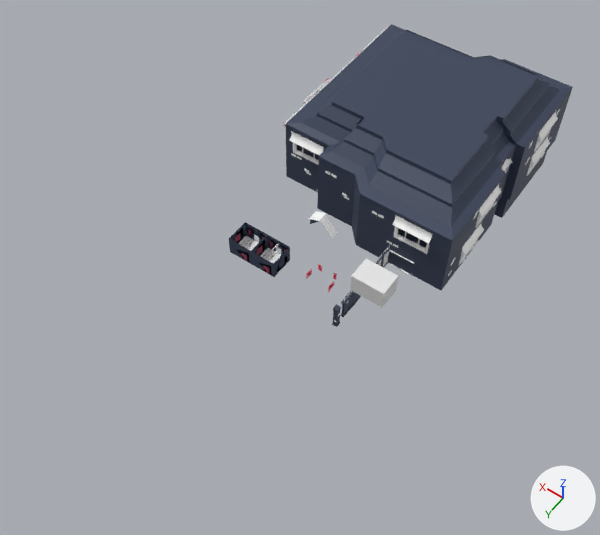
What one commit did to the FBX model NotesOfCitrus/Assets/Blender/assetMansion+Grounds.fbx.
The view is the same before and after, from a 50 mm lens placed at (-39.5, 103.8, 147.4), pointed at (27.2, 10.3, 0.5). The axes (+X, +Y, +Z) are drawn at lower right. The lights are the same throughout. Where no turn or scale is listed for an object, it has been applied to the vertices.

In view in the first picture: 'Gate', 'HouseBase', 'MainRoom.001', 'MainRoom.002', 'Pillar', 'Plane.008', 'RoofBlockLeft', 'RoofWindowRight', 'StoneWall', 'WindowBarricadeLarge1', 'WindowBarricadeSmall1', 'WindowLarge'.
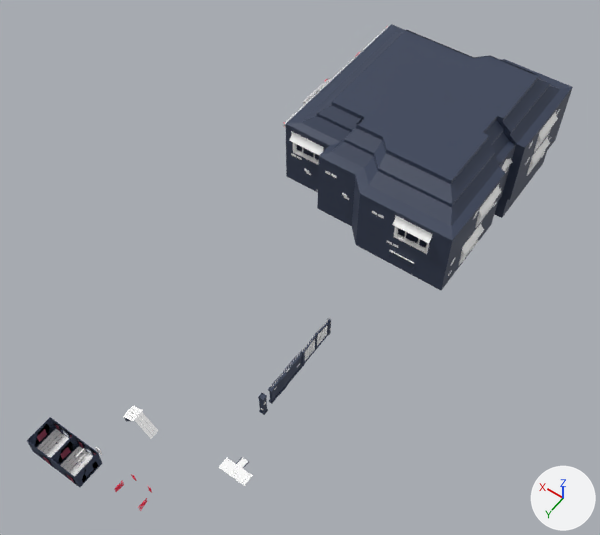
Patch to the scene script:
```diff
--- a/NotesOfCitrus/Assets/Blender/assetMansion+Grounds.fbx.py
+++ b/NotesOfCitrus/Assets/Blender/assetMansion+Grounds.fbx.py
@@ ob_windowlarge @@
 ob_windowlarge = bpy.data.objects.new('WindowLarge', me_cube_030)
-ob_windowlarge.location = (0.0, 0.0, 0.0)
+ob_windowlarge.location = (0.0, 60.6, 0.0)
@@ ob_deck @@
 ob_deck = bpy.data.objects.new('Deck', me_cube_007)
-ob_deck.location = (0.0, 0.0, 0.0)
+ob_deck.location = (0.0, 60.6, 0.0)
@@ ob_windowbarricadesmall2 @@
 ob_windowbarricadesmall2 = bpy.data.objects.new('WindowBarricadeSmall2', me_cube_045)
-ob_windowbarricadesmall2.location = (0.0, 0.0, 0.0)
+ob_windowbarricadesmall2.location = (0.0, 60.6, 0.0)
@@ ob_roofwindowright @@
 ob_roofwindowright = bpy.data.objects.new('RoofWindowRight', me_cube_010)
-ob_roofwindowright.location = (0.0, 0.0, 0.0)
+ob_roofwindowright.location = (0.0, 60.6, 0.0)
@@ ob_pillar @@
 ob_pillar = bpy.data.objects.new('Pillar', me_cube_005)
-ob_pillar.location = (12.4, 17.8, 0.1)
+ob_pillar.location = (12.4, 43.5, 0.1)
@@ ob_mainroom_002 @@
 ob_mainroom_002 = bpy.data.objects.new('MainRoom.002', me_cube_014)
-ob_mainroom_002.location = (0.0, 0.0, 0.0)
+ob_mainroom_002.location = (0.0, 60.6, 0.0)
@@ ob_windowbarricadelarge2 @@
 ob_windowbarricadelarge2 = bpy.data.objects.new('WindowBarricadeLarge2', me_cube_036)
-ob_windowbarricadelarge2.location = (0.0, 0.0, 0.0)
+ob_windowbarricadelarge2.location = (0.0, 60.6, 0.0)
@@ ob_windowbarricadesmall1 @@
 ob_windowbarricadesmall1 = bpy.data.objects.new('WindowBarricadeSmall1', me_cube_049)
-ob_windowbarricadesmall1.location = (0.0, 0.0, 0.0)
+ob_windowbarricadesmall1.location = (0.0, 60.6, 0.0)
@@ ob_plane_008 @@
-ob_plane_008 = bpy.data.objects.new('Plane.008', me_plane_009)
-ob_plane_008.location = (7.4, 12.2, 12.2)
-ob_plane_008.rotation_euler = (-1.571, 0.0, -3.142)  # degrees (-90, 0, -180)
-ob_plane_008.scale = (-1.87, -0.675, -3.82)
@@ ob_stonewall @@
 ob_stonewall = bpy.data.objects.new('StoneWall', me_cube_001)
-ob_stonewall.location = (12.5, 15.6, 0.2)
+ob_stonewall.location = (12.5, 41.3, 0.2)
@@ ob_windowbarricadelarge1 @@
 ob_windowbarricadelarge1 = bpy.data.objects.new('WindowBarricadeLarge1', me_cube_038)
-ob_windowbarricadelarge1.location = (0.0, 0.0, 0.0)
+ob_windowbarricadelarge1.location = (0.0, 60.6, 0.0)
@@ ob_gate @@
 ob_gate = bpy.data.objects.new('Gate', me_cube_002)
-ob_gate.location = (12.2, 0.0, 0.0)
+ob_gate.location = (12.2, 25.6, 0.0)
@@ ob_mainroom_001 @@
 ob_mainroom_001 = bpy.data.objects.new('MainRoom.001', me_cube_008)
-ob_mainroom_001.location = (0.0, 0.0, 0.0)
+ob_mainroom_001.location = (0.0, 60.6, 0.0)
@@ ob_windowsmall @@
 ob_windowsmall = bpy.data.objects.new('WindowSmall', me_cube_028)
-ob_windowsmall.location = (0.0, 0.0, 0.0)
+ob_windowsmall.location = (0.0, 60.6, 0.0)
@@ ob_roofblockleft @@
 ob_roofblockleft = bpy.data.objects.new('RoofBlockLeft', me_cube_012)
-ob_roofblockleft.location = (0.0, 0.0, 0.0)
+ob_roofblockleft.location = (0.0, 60.6, 0.0)
@@ ob_deckstairs @@
 ob_deckstairs = bpy.data.objects.new('DeckStairs', me_cube_003)
-ob_deckstairs.location = (0.0, 0.0, 0.0)
+ob_deckstairs.location = (0.0, 60.6, 0.0)
```

What differs and where, as boxes (x1, y1, x2, y2) in the pictures (600 x 535 px):
'MainRoom.001', moved: before (251, 234, 290, 277); after (50, 434, 102, 487)
'MainRoom.002', moved: before (229, 222, 267, 264); after (27, 417, 73, 469)
'Plane.008', deleted: before (350, 258, 399, 307)
'StoneWall', moved: before (340, 291, 361, 317); after (268, 353, 302, 404)
'Gate', moved: before (376, 245, 390, 268); after (300, 316, 331, 366)
'RoofBlockLeft', moved: before (320, 215, 337, 238); after (135, 412, 158, 439)
'Deck', moved: before (388, 262, 412, 276); after (218, 458, 253, 486)
'Pillar', moved: before (332, 304, 341, 327); after (258, 393, 268, 415)
'RoofWindowRight', moved: before (309, 211, 326, 224); after (123, 405, 143, 421)
'DeckStairs', moved (not visible before): after (236, 457, 249, 468)
'WindowBarricadeLarge1', moved: before (306, 269, 312, 279); after (114, 480, 124, 492)
'WindowBarricadeLarge2', moved: before (328, 281, 334, 293); after (138, 498, 147, 511)
'WindowLarge', moved: before (272, 244, 279, 256); after (76, 448, 86, 462)
'WindowBarricadeSmall1', moved: before (318, 264, 322, 272); after (131, 474, 136, 481)
'WindowBarricadeSmall2', moved: before (333, 272, 337, 280); after (148, 487, 152, 493)
'WindowSmall', moved (not visible before): after (96, 447, 102, 455)
